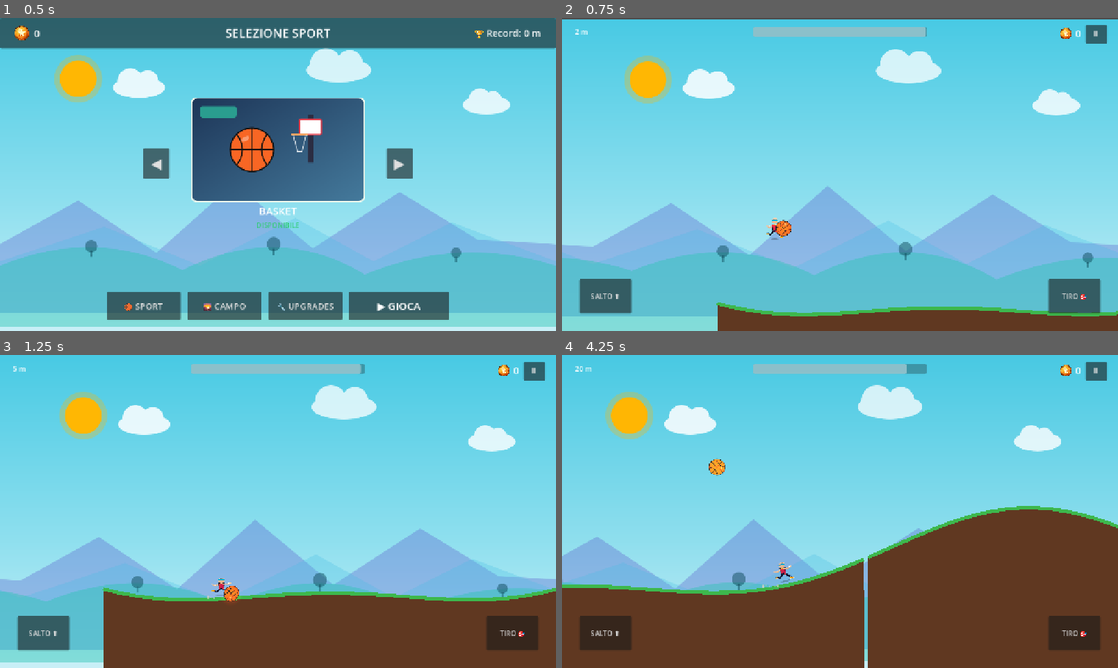
Above: before the commit, frames 1-4 (two rows, left to right).
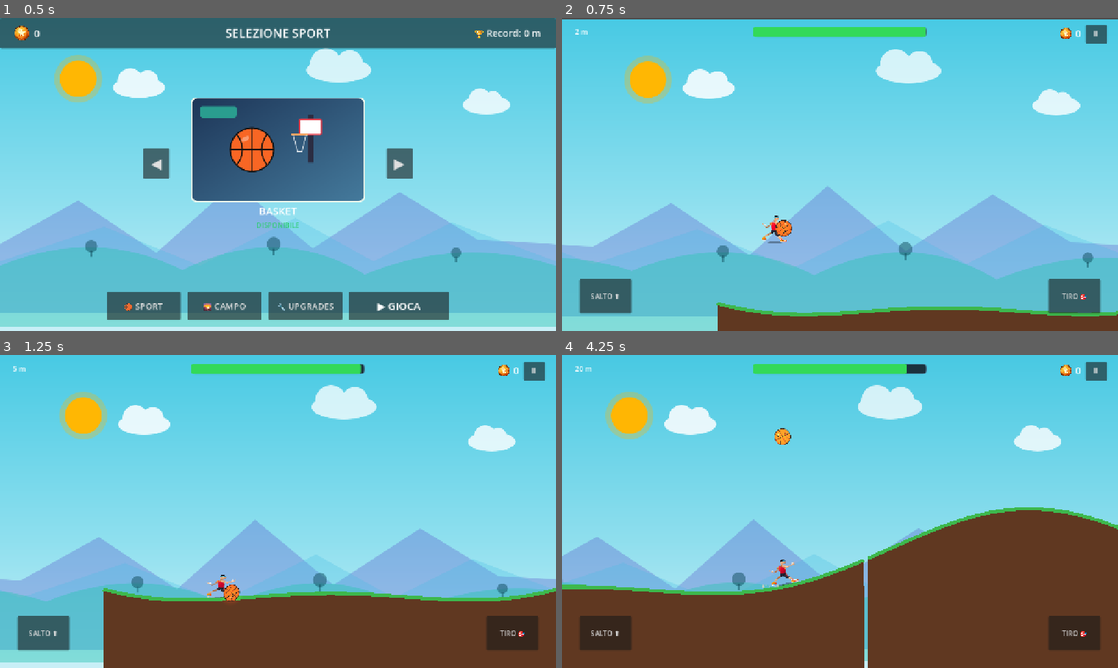
Above: after the commit, the same moments.

Repository: zannaStack/SkyHoops
Game: Godot game, scene res://scenes/main_menu.tscn
Same seed, same stepped clock (60 frames per second), same inputs: the game is played once before the commit and once after it.
Inputs (mouse positions are in pixels of both pictures, inside the frame that each line leads up to):
- Up to frame 1 (0.5 s): no input
- Up to frame 2 (0.75 s): click "▶ GIOCA" at 0.5 s
- Up to frame 3 (1.25 s): no input
- Up to frame 4 (4.25 s): click "SALTO ⬆" at 1.25 s; click "TIRO 🎯" at 2 s; tap Enter at 2.75 s; move the mouse to (962, 495) at 2.77 s; hold Up 2.78-3.5 s; tap Space at 2.85, 3.02, 3.32 s; click (962, 495) at 2.92 s; drag from (728, 527) to (812, 574) at 3.52 s

Frame 1 is identical in both runs. In frame 2, 1.1% of the frame differs, in the area x 34-66%, y 2-72%; in frame 3, 1.2%; in frame 4, 1.9%, in the area x 0-100%, y 2-77%.

Commit message:
feat: dynamic color-coded stamina bar with damage flash, realistic athletic runner model and size tuning

Diff:
--- a/sky-hoops/assets/player_runner.svg
+++ b/sky-hoops/assets/player_runner.svg
@@ -1,69 +1,186 @@
-<svg xmlns="http://www.w3.org/2000/svg" viewBox="0 0 100 120" width="100" height="120">
+<svg xmlns="http://www.w3.org/2000/svg" viewBox="0 0 120 140" width="120" height="140">
   <defs>
-    <linearGradient id="jerseyGrad" x1="0%" y1="0%" x2="100%" y2="100%">
-      <stop offset="0%" stop-color="#e63946" />
-      <stop offset="100%" stop-color="#b7094c" />
+    <!-- Sfumatura Pelle Atletica (chiaroscuri muscolari) -->
+    <linearGradient id="skinBase" x1="0%" y1="0%" x2="100%" y2="100%">
+      <stop offset="0%" stop-color="#f5d0b0" />
+      <stop offset="50%" stop-color="#e2ab82" />
+      <stop offset="100%" stop-color="#c6855b" />
     </linearGradient>
-    <linearGradient id="skinGrad" x1="0%" y1="0%" x2="0%" y2="100%">
-      <stop offset="0%" stop-color="#f8d7b8" />
-      <stop offset="100%" stop-color="#e0a980" />
+    <linearGradient id="skinShadow" x1="0%" y1="0%" x2="0%" y2="100%">
+      <stop offset="0%" stop-color="#d4976c" />
+      <stop offset="100%" stop-color="#a8653e" />
     </linearGradient>
-    <linearGradient id="shoeGrad" x1="0%" y1="0%" x2="100%" y2="0%">
+
+    <!-- Canotta Basket Rossa Premium (Jersey con riflesso) -->
+    <linearGradient id="jerseyRed" x1="0%" y1="0%" x2="100%" y2="100%">
+      <stop offset="0%" stop-color="#f94144" />
+      <stop offset="45%" stop-color="#d90429" />
+      <stop offset="100%" stop-color="#900c27" />
+    </linearGradient>
+    <linearGradient id="jerseyFold" x1="0%" y1="0%" x2="100%" y2="0%">
+      <stop offset="0%" stop-color="#900c27" stop-opacity="0.6"/>
+      <stop offset="50%" stop-color="#d90429" stop-opacity="0"/>
+      <stop offset="100%" stop-color="#ff758f" stop-opacity="0.3"/>
+    </linearGradient>
+
+    <!-- Pantaloncini Basket Nero Antracite & Mesh -->
+    <linearGradient id="shortsDark" x1="0%" y1="0%" x2="100%" y2="100%">
+      <stop offset="0%" stop-color="#2b2d42" />
+      <stop offset="60%" stop-color="#1b1c29" />
+      <stop offset="100%" stop-color="#0e0f17" />
+    </linearGradient>
+
+    <!-- Scarpa da Basket High-End (Sneaker Pro Jordan/Kobe Vibe) -->
+    <linearGradient id="sneakerUpper" x1="0%" y1="0%" x2="100%" y2="100%">
       <stop offset="0%" stop-color="#ffb703" />
-      <stop offset="100%" stop-color="#fb8500" />
+      <stop offset="50%" stop-color="#fb8500" />
+      <stop offset="100%" stop-color="#d90429" />
+    </linearGradient>
+    <linearGradient id="soleWhite" x1="0%" y1="0%" x2="0%" y2="100%">
+      <stop offset="0%" stop-color="#ffffff" />
+      <stop offset="70%" stop-color="#edf2f4" />
+      <stop offset="100%" stop-color="#8d99ae" />
+    </linearGradient>
+
+    <!-- Leg Sleeve a compressione nero opaco -->
+    <linearGradient id="compressionSleeve" x1="0%" y1="0%" x2="100%" y2="0%">
+      <stop offset="0%" stop-color="#1a1c23"/>
+      <stop offset="50%" stop-color="#323644"/>
+      <stop offset="100%" stop-color="#14151b"/>
+    </linearGradient>
+
+    <!-- Sfumatura Oro Bordo Maglia -->
+    <linearGradient id="goldTrim" x1="0%" y1="0%" x2="100%" y2="0%">
+      <stop offset="0%" stop-color="#ffd166"/>
+      <stop offset="100%" stop-color="#f77f00"/>
+    </linearGradient>
+
+    <!-- Capelli con volume e sfumatura fade -->
+    <linearGradient id="hairFade" x1="0%" y1="100%" x2="0%" y2="0%">
+      <stop offset="0%" stop-color="#1b1a20" />
+      <stop offset="70%" stop-color="#100f14" />
+      <stop offset="100%" stop-color="#2a2734" />
     </linearGradient>
   </defs>
 
-  <!-- Ombra a terra -->
-  <ellipse cx="50" cy="116" rx="24" ry="4" fill="#000000" opacity="0.25"/>
+  <!-- Ombra realistica a terra sotto l'atleta -->
+  <ellipse cx="60" cy="136" rx="34" ry="5" fill="#000000" opacity="0.32"/>
 
-  <!-- Braccio Posteriore slanciato -->
-  <path d="M 40 48 L 22 58 L 10 50" stroke="url(#skinGrad)" stroke-width="7" stroke-linecap="round" stroke-linejoin="round" fill="none"/>
-  <!-- Polsino posteriore -->
-  <rect x="18" y="52" width="6" height="5" rx="1.5" fill="#ffffff" transform="rotate(-25 18 52)"/>
+  <!-- ================= GAMBA POSTERIORE (Slanciata indietro) ================= -->
+  <!-- Coscia posteriore muscolosa -->
+  <path d="M 50 82 Q 34 94 22 100 Q 25 106 33 103 Q 48 95 56 86 Z" fill="url(#skinShadow)"/>
+  <!-- Polpaccio e tendine posteriore -->
+  <path d="M 22 100 Q 14 105 10 110 Q 14 114 24 108 Q 30 104 33 103 Z" fill="url(#skinBase)"/>
 
-  <!-- Gamba Posteriore in estensione -->
-  <path d="M 46 76 L 28 94 L 14 88" stroke="#101935" stroke-width="8.5" stroke-linecap="round" stroke-linejoin="round" fill="none"/>
-  <!-- Scarpa da Basket posteriore (Sneaker con suola bianca) -->
-  <path d="M 8 85 L 20 85 L 22 93 L 6 93 Z" fill="url(#shoeGrad)"/>
-  <rect x="6" y="91" width="16" height="3" fill="#ffffff" rx="1"/>
+  <!-- Sneaker Posteriore (Profilo dinamico ad alta definizione) -->
+  <path d="M 10 110 L 2 114 L 0 123 Q 4 127 18 126 L 22 120 L 16 113 Z" fill="url(#sneakerUpper)"/>
+  <!-- Intersuola / Air Cushion posteriore -->
+  <path d="M 0 123 L 18 126 L 19 129 L -1 127 Z" fill="url(#soleWhite)"/>
+  <rect x="5" y="121" width="8" height="2" rx="1" fill="#00b4d8" opacity="0.9"/> <!-- Air bubble celeste -->
 
-  <!-- Gamba Anteriore scattante in avanti -->
-  <path d="M 55 76 L 72 90 L 86 106" stroke="#101935" stroke-width="8.5" stroke-linecap="round" stroke-linejoin="round" fill="none"/>
-  <!-- Calzino bianco sportivo -->
-  <rect x="76" y="96" width="6" height="6" fill="#ffffff" rx="1.5" transform="rotate(35 76 96)"/>
-  <!-- Scarpa da Basket anteriore -->
-  <path d="M 76 102 L 94 102 L 96 110 L 74 110 Z" fill="url(#shoeGrad)"/>
-  <rect x="74" y="108" width="22" height="3" fill="#ffffff" rx="1"/>
+  <!-- ================= BRACCIO POSTERIORE (Bilanciamento atletico) ================= -->
+  <!-- Spalla posteriore / Deltoide -->
+  <ellipse cx="44" cy="50" rx="7" ry="6" fill="url(#skinShadow)" transform="rotate(-15 44 50)"/>
+  <!-- Bicipite/Tricipite posteriore -->
+  <path d="M 40 54 Q 28 62 18 64 Q 19 69 26 68 Q 38 64 43 57 Z" fill="url(#skinShadow)"/>
+  <!-- Avambraccio e polsino spugna -->
+  <path d="M 18 64 Q 10 59 4 55 Q 6 51 13 56 Q 20 62 26 68 Z" fill="url(#skinBase)"/>
+  <rect x="12" y="56" width="7" height="6" rx="2" fill="#ffffff" stroke="#e0e1dd" stroke-width="0.7" transform="rotate(-30 12 56)"/>
+  <!-- Mano posteriore tesa con dita affusolate -->
+  <path d="M 4 55 Q 0 52 1 48 Q 4 49 7 53 Z" fill="url(#skinBase)"/>
 
-  <!-- Busto: Canotta da Basket Rossa sfumata -->
-  <path d="M 37 42 L 63 42 L 59 78 L 41 78 Z" fill="url(#jerseyGrad)" stroke="#1a1a24" stroke-width="2"/>
-  <!-- Bordo colletto e maniche dorato -->
-  <path d="M 43 42 Q 50 48 57 42" stroke="#ffb703" stroke-width="2" fill="none"/>
+  <!-- ================= BUSTO & CANOTTA DA BASKET (#23) ================= -->
+  <!-- Canotta sagomata atletica con vita a V -->
+  <path d="M 44 42 Q 62 39 74 45 L 70 82 Q 57 85 46 80 Z" fill="url(#jerseyRed)"/>
 
-  <!-- Pantaloncini Basket scuri con striscia laterale rossa -->
-  <rect x="40" y="70" width="20" height="9" fill="#101935" rx="2"/>
-  <rect x="42" y="70" width="3" height="9" fill="#e63946"/>
-  <rect x="55" y="70" width="3" height="9" fill="#e63946"/>
+  <!-- Pieghe di movimento della maglia -->
+  <path d="M 46 54 Q 58 60 68 56 Q 66 61 54 62 Q 47 58 46 54 Z" fill="url(#jerseyFold)"/>
+  <path d="M 48 68 Q 58 73 68 70 Q 64 74 54 75 Q 49 71 48 68 Z" fill="url(#jerseyFold)"/>
 
-  <!-- Numero di Maglia Iconico #23 (Michael Jordan vibe!) -->
-  <text x="50" y="63" font-family="'Impact', 'Arial Black', sans-serif" font-size="15" font-weight="900" fill="#ffffff" stroke="#ffb703" stroke-width="0.5" text-anchor="middle">23</text>
+  <!-- Bordo dorato / nero costina su colletto e giromanica -->
+  <path d="M 52 42 Q 60 49 68 44" stroke="url(#goldTrim)" stroke-width="2.5" fill="none" stroke-linecap="round"/>
+  <path d="M 53 43 Q 60 48 67 45" stroke="#101935" stroke-width="0.8" fill="none"/>
+  <path d="M 44 42 Q 47 52 46 58" stroke="url(#goldTrim)" stroke-width="2" fill="none"/>
+  <path d="M 74 45 Q 73 54 71 60" stroke="url(#goldTrim)" stroke-width="2" fill="none"/>
 
-  <!-- Collo -->
-  <rect x="46" y="36" width="8" height="8" fill="url(#skinGrad)"/>
+  <!-- Numero 23 iconico tridimensionale con contorno dorato -->
+  <!-- Ombra del numero -->
+  <text x="59.5" y="68.5" font-family="'Impact', 'Arial Black', sans-serif" font-size="19" font-weight="900" fill="#1b1c29" text-anchor="middle">23</text>
+  <!-- Numero principale in rilievo -->
+  <text x="58" y="67" font-family="'Impact', 'Arial Black', sans-serif" font-size="19" font-weight="900" fill="#ffffff" stroke="url(#goldTrim)" stroke-width="1.2" text-anchor="middle">23</text>
 
-  <!-- Testa e Viso atletico -->
-  <circle cx="51" cy="24" r="15" fill="url(#skinGrad)"/>
-  <!-- Linea del mento/profilo -->
-  <ellipse cx="58" cy="26" rx="4" ry="3" fill="#e0a980" opacity="0.5"/>
+  <!-- ================= PANTALONCINI DA BASKET ================= -->
+  <!-- Pantaloncini scuri ampi con piping laterale bicolore -->
+  <path d="M 46 78 Q 58 83 71 80 L 76 96 Q 66 100 60 97 L 57 87 L 52 97 Q 44 95 43 90 Z" fill="url(#shortsDark)"/>
+  <!-- Fascia piping rosso e oro laterale sul pantaloncino -->
+  <path d="M 68 81 L 73 97" stroke="#e63946" stroke-width="2.5" fill="none"/>
+  <path d="M 70.5 81.5 L 75 97" stroke="url(#goldTrim)" stroke-width="1" fill="none"/>
 
-  <!-- Capelli moderni con taglio sfumato -->
-  <path d="M 36 22 Q 51 8 66 22 Q 62 14 46 14 Z" fill="#1f1d2b"/>
-  <!-- Fascia sportiva tergisudore celeste brillante -->
-  <rect x="36" y="19" width="30" height="5" fill="#00b4d8" rx="2" stroke="#0077b6" stroke-width="0.8"/>
+  <!-- ================= GAMBA ANTERIORE (Scatto atletico potente) ================= -->
+  <!-- Coscia anteriore con leg sleeve a compressione (look NBA moderno!) -->
+  <path d="M 61 88 Q 74 98 84 104 Q 82 110 74 112 Q 65 106 58 96 Z" fill="url(#compressionSleeve)"/>
+  <!-- Dettaglio muscolo quadricipite su compressione -->
+  <path d="M 64 91 Q 74 99 80 103" stroke="#484d63" stroke-width="1.5" stroke-linecap="round" fill="none"/>
 
-  <!-- Braccio Anteriore teso in avanti per palleggio/tiro -->
-  <path d="M 58 46 L 76 50 L 92 41" stroke="url(#skinGrad)" stroke-width="7.5" stroke-linecap="round" stroke-linejoin="round" fill="none"/>
+  <!-- Ginocchiera / Polpaccio atletico sagomato -->
+  <path d="M 83 104 Q 92 114 96 122 Q 91 126 84 122 Q 78 116 75 111 Z" fill="url(#skinBase)"/>
+  <!-- Muscolo gastrocnemio (polpaccio) definito -->
+  <path d="M 86 108 Q 91 114 90 120" stroke="#d4976c" stroke-width="1.2" stroke-linecap="round" fill="none"/>
+
+  <!-- Calzino alto sportivo a coste bianco con doppie strisce rosse -->
+  <path d="M 86 118 L 97 123 L 95 129 L 84 125 Z" fill="#ffffff" stroke="#ced4da" stroke-width="0.6"/>
+  <line x1="88" y1="120" x2="90" y2="124" stroke="#d90429" stroke-width="1.2"/>
+  <line x1="91" y1="121" x2="93" y2="125" stroke="#d90429" stroke-width="1.2"/>
+
+  <!-- Sneaker Anteriore (Jordan Style ad altissimo dettaglio) -->
+  <path d="M 86 124 L 98 126 Q 106 125 114 127 L 115 133 Q 102 135 84 133 L 83 129 Z" fill="url(#sneakerUpper)"/>
+  <!-- Tomaia con dettagli lacci e rinforzo punta -->
+  <path d="M 97 124 Q 102 127 108 128" stroke="#ffffff" stroke-width="1.5" fill="none"/>
+  <path d="M 94 126 L 98 128" stroke="#1b1c29" stroke-width="1"/>
+  <!-- Suola sagomata ad alto assorbimento con battistrada -->
+  <path d="M 84 132 L 115 133 L 114 136 L 83 135 Z" fill="url(#soleWhite)"/>
+  <line x1="92" y1="135" x2="108" y2="135.5" stroke="#ffb703" stroke-width="1.5"/>
+
+  <!-- ================= COLLO & TESTA ATLETICA ================= -->
+  <!-- Collo atletico con muscolo sternocleidomastoideo -->
+  <path d="M 55 35 L 61 44 L 69 42 L 64 33 Z" fill="url(#skinShadow)"/>
+  <path d="M 58 35 Q 63 40 65 43" stroke="#f5d0b0" stroke-width="1" fill="none"/>
+
+  <!-- Profilo Testa / Mandibola scolpita -->
+  <path d="M 57 24 Q 61 14 73 17 Q 79 20 78 28 Q 76 34 70 36 Q 62 38 57 32 Z" fill="url(#skinBase)"/>
+  <!-- Orecchio anatomico -->
+  <path d="M 60 26 Q 58 24 60 21 Q 63 21 63 25 Q 62 28 60 28 Z" fill="url(#skinShadow)"/>
+  <path d="M 60 23 Q 61 24 61 26" stroke="#c6855b" stroke-width="0.8" fill="none"/>
+
+  <!-- Occhio concentrato, sopracciglio e profilo atletico -->
+  <path d="M 71 21 Q 76 20 78 22" stroke="#1a1c23" stroke-width="1.4" stroke-linecap="round" fill="none"/> <!-- Sopracciglio -->
+  <ellipse cx="75" cy="24" rx="1.8" ry="1.4" fill="#1a1c23"/> <!-- Occhio deciso -->
+  <path d="M 79 26 L 81 28 L 78 29" stroke="#c6855b" stroke-width="1" stroke-linecap="round" fill="none"/> <!-- Naso -->
+  <line x1="77" y1="32" x2="74" y2="32.5" stroke="#a8653e" stroke-width="1.2" stroke-linecap="round"/> <!-- Bocca -->
+
+  <!-- Capelli moderni con taglio "High Top Fade" sfumato -->
+  <path d="M 56 22 Q 57 14 64 12 Q 74 11 77 17 Q 73 19 68 19 Q 60 19 57 24 Z" fill="url(#hairFade)"/>
+
+  <!-- Fascia sportiva tergisudore celeste brillante (Headband pro) -->
+  <path d="M 58 19 Q 68 18 78 21 Q 77 24 68 22 Q 58 22 58 19 Z" fill="#00b4d8" stroke="#0077b6" stroke-width="0.8"/>
+  <!-- Logo geometrico bianco al centro della fascia -->
+  <polygon points="68,19 70,22 66,22" fill="#ffffff"/>
+
+  <!-- ================= BRACCIO ANTERIORE (Dribbling / Tiro in estensione) ================= -->
+  <!-- Spalla / Deltoide anteriore muscoloso -->
+  <ellipse cx="68" cy="46" rx="8" ry="7" fill="url(#skinBase)" transform="rotate(10 68 46)"/>
+
+  <!-- Bicipite e gomito flesso in avanti -->
+  <path d="M 72 48 Q 84 52 92 48 Q 94 54 86 58 Q 78 58 72 52 Z" fill="url(#skinBase)"/>
+  <!-- Definizione bicipite -->
+  <path d="M 77 50 Q 84 53 88 51" stroke="#f5d0b0" stroke-width="1" fill="none"/>
+
+  <!-- Avambraccio atletico che scende verso la palla -->
+  <path d="M 91 49 Q 102 46 109 42 Q 111 47 104 52 Q 96 55 88 53 Z" fill="url(#skinBase)"/>
+
   <!-- Polsino sportivo bianco al polso -->
-  <rect x="80" y="42" width="5" height="6" fill="#ffffff" rx="1.5" transform="rotate(-30 80 42)"/>
+  <rect x="101" y="42" width="7" height="7" rx="2" fill="#ffffff" stroke="#e0e1dd" stroke-width="0.8" transform="rotate(-25 101 42)"/>
+
+  <!-- Mano anteriore con dita aperte pronte a spingere il pallone nel palleggio -->
+  <path d="M 107 43 Q 115 39 119 39 Q 117 43 113 46 Q 118 47 116 50 Q 111 51 106 48 Z" fill="url(#skinBase)"/>
 </svg>
--- a/sky-hoops/scenes/hud.tscn
+++ b/sky-hoops/scenes/hud.tscn
@@ -15,6 +15,25 @@
 corner_radius_bottom_right = 12
 corner_radius_bottom_left = 12
 
+[sub_resource type="StyleBoxFlat" id="StyleBoxFlat_stamina_bg"]
+bg_color = Color(0.07, 0.09, 0.13, 0.85)
+border_width_left = 2
+border_width_top = 2
+border_width_right = 2
+border_width_bottom = 2
+border_color = Color(0.24, 0.28, 0.38, 0.7)
+corner_radius_top_left = 8
+corner_radius_top_right = 8
+corner_radius_bottom_right = 8
+corner_radius_bottom_left = 8
+
+[sub_resource type="StyleBoxFlat" id="StyleBoxFlat_stamina_fill"]
+bg_color = Color(0.2, 0.85, 0.35, 1)
+corner_radius_top_left = 6
+corner_radius_top_right = 6
+corner_radius_bottom_right = 6
+corner_radius_bottom_left = 6
+
 [node name="HUD" type="CanvasLayer" unique_id=1406803294]
 process_mode = 3
 script = ExtResource("1_ahhtf")
@@ -47,6 +66,8 @@
 offset_right = 200.0
 offset_bottom = 44.0
 grow_horizontal = 2
+theme_override_styles/background = SubResource("StyleBoxFlat_stamina_bg")
+theme_override_styles/fill = SubResource("StyleBoxFlat_stamina_fill")
 value = 100.0
 show_percentage = false
 
--- a/sky-hoops/scenes/player.tscn
+++ b/sky-hoops/scenes/player.tscn
@@ -6,7 +6,7 @@
 [ext_resource type="Script" uid="uid://cbx0takj8dufj" path="res://scripts/trajectory_dots.gd" id="4_dqkch"]
 
 [sub_resource type="CircleShape2D" id="CircleShape2D_7fw7d"]
-radius = 24.0
+radius = 26.0
 
 [sub_resource type="Gradient" id="Gradient_player_fire"]
 colors = PackedColorArray(1, 0.5, 0.1, 0.85, 1, 0.2, 0, 0)
@@ -27,7 +27,7 @@
 
 [node name="Sprite2D" type="Sprite2D" parent="." unique_id=497611058]
 position = Vector2(0, -6)
-scale = Vector2(0.45, 0.45)
+scale = Vector2(0.5, 0.5)
 texture = ExtResource("2_qhqgy")
 
 [node name="Camera2D" type="Camera2D" parent="." unique_id=1296315634]
@@ -35,8 +35,8 @@
 position_smoothing_enabled = true
 
 [node name="BallVisual" type="Sprite2D" parent="." unique_id=1659212538]
-position = Vector2(22, 4)
-scale = Vector2(0.38, 0.38)
+position = Vector2(24, 4)
+scale = Vector2(0.4, 0.4)
 texture = ExtResource("3_dqkch")
 
 [node name="BallLight" type="PointLight2D" parent="BallVisual" unique_id=1659212539]
--- a/sky-hoops/scripts/hud.gd
+++ b/sky-hoops/scripts/hud.gd
@@ -1,6 +1,14 @@
 extends CanvasLayer
 
 const COIN_ICON: Texture2D = preload("res://assets/coin.svg")
+
+const COLOR_STAMINA_GREEN: Color = Color(0.2, 0.85, 0.35)
+const COLOR_STAMINA_YELLOW: Color = Color(0.96, 0.82, 0.16)
+const COLOR_STAMINA_RED: Color = Color(0.95, 0.22, 0.22)
+const COLOR_DAMAGE_FLASH: Color = Color(1.0, 0.1, 0.1)
+
+var stamina_fill_style: StyleBoxFlat = null
+var damage_flash_timer: float = 0.0
 
 @onready var stamina_bar: ProgressBar = $StaminaBar
 @onready var distance_label: Label = $DistanceLabel
@@ -27,6 +35,13 @@
 
 func _ready() -> void:
 	_ensure_nodes()
+
+	if stamina_bar:
+		stamina_bar.pivot_offset = Vector2(200, 12)
+		var fill_box = stamina_bar.get_theme_stylebox("fill")
+		if fill_box is StyleBoxFlat:
+			stamina_fill_style = fill_box.duplicate()
+			stamina_bar.add_theme_stylebox_override("fill", stamina_fill_style)
 
 	if game_over_panel:
 		game_over_panel.visible = false
@@ -102,12 +117,42 @@
 		if not menu_button:
 			menu_button = game_over_panel.get_node_or_null("ButtonsRow/MenuButton")
 
+func _process(delta: float) -> void:
+	if damage_flash_timer > 0.0:
+		damage_flash_timer -= delta
+		if stamina_fill_style:
+			stamina_fill_style.bg_color = COLOR_DAMAGE_FLASH
+		if damage_flash_timer <= 0.0:
+			update_stamina_color()
+
 func update_stamina(value: float, max_val: float = -1.0) -> void:
 	_ensure_nodes()
 	if stamina_bar:
 		if max_val > 0.0:
 			stamina_bar.max_value = max_val
 		stamina_bar.value = value
+		if damage_flash_timer <= 0.0:
+			update_stamina_color()
+
+func update_stamina_color() -> void:
+	if not stamina_bar or not stamina_fill_style:
+		return
+	var pct: float = stamina_bar.value / max(stamina_bar.max_value, 1.0)
+	if pct > 0.50:
+		stamina_fill_style.bg_color = COLOR_STAMINA_GREEN
+	elif pct > 0.15:
+		stamina_fill_style.bg_color = COLOR_STAMINA_YELLOW
+	else:
+		stamina_fill_style.bg_color = COLOR_STAMINA_RED
+
+func flash_stamina_damage(duration: float = 0.5) -> void:
+	damage_flash_timer = duration
+	if stamina_fill_style:
+		stamina_fill_style.bg_color = COLOR_DAMAGE_FLASH
+	if stamina_bar:
+		var tween = create_tween()
+		tween.tween_property(stamina_bar, "scale", Vector2(1.04, 1.16), 0.08).set_trans(Tween.TRANS_QUAD).set_ease(Tween.EASE_OUT)
+		tween.tween_property(stamina_bar, "scale", Vector2(1.0, 1.0), 0.14)
 
 func update_distance(distance_meters: int) -> void:
 	_ensure_nodes()
--- a/sky-hoops/scripts/obstacle_spike.gd
+++ b/sky-hoops/scripts/obstacle_spike.gd
@@ -15,6 +15,8 @@
 		# Sottrae 25 punti stamina
 		if "stamina" in body:
 			body.stamina = max(0.0, body.stamina - 25.0)
+			if "hud" in body and body.hud and body.hud.has_method("flash_stamina_damage"):
+				body.hud.flash_stamina_damage(0.5)
 
 		# Camera shake per impatto doloroso
 		if body.has_method("add_camera_trauma"):
--- a/sky-hoops/scripts/player.gd
+++ b/sky-hoops/scripts/player.gd
@@ -26,7 +26,8 @@
 var current_dunk_hoop: Node2D = null
 var was_on_floor: bool = true
 var dribble_timer: float = 0.0
-var base_ball_scale: Vector2 = Vector2(0.38, 0.38)
+const BASE_PLAYER_SCALE: Vector2 = Vector2(0.50, 0.50)
+var base_ball_scale: Vector2 = Vector2(0.40, 0.40)
 
 # Parametri Combo e modalità "On Fire"
 var combo_count: int = 0
@@ -205,8 +206,8 @@
 	# Squash & Stretch all'atterraggio dopo un salto
 	if not was_on_floor and is_on_floor() and not is_game_over:
 		var land_tween = create_tween()
-		land_tween.tween_property($Sprite2D, "scale", Vector2(0.52, 0.38), 0.06).set_trans(Tween.TRANS_QUAD).set_ease(Tween.EASE_OUT)
-		land_tween.tween_property($Sprite2D, "scale", Vector2(0.45, 0.45), 0.12).set_trans(Tween.TRANS_SINE)
+		land_tween.tween_property($Sprite2D, "scale", Vector2(0.58, 0.42), 0.06).set_trans(Tween.TRANS_QUAD).set_ease(Tween.EASE_OUT)
+		land_tween.tween_property($Sprite2D, "scale", BASE_PLAYER_SCALE, 0.12).set_trans(Tween.TRANS_SINE)
 		GameManager.vibrate_light()
 	was_on_floor = is_on_floor()
 
@@ -237,8 +238,8 @@
 	if is_on_floor() and not is_game_over:
 		velocity.y = -jump_force
 		var tween = create_tween()
-		tween.tween_property($Sprite2D, "scale", Vector2(0.35, 0.55), 0.08)
-		tween.tween_property($Sprite2D, "scale", Vector2(0.45, 0.45), 0.15)
+		tween.tween_property($Sprite2D, "scale", Vector2(0.40, 0.62), 0.08)
+		tween.tween_property($Sprite2D, "scale", BASE_PLAYER_SCALE, 0.15)
 
 # --- SISTEMA PALLEGGIO FISICO REALISTICO (DRIBBLING) ---
 func update_ball_dribble(delta: float) -> void:
@@ -348,7 +349,7 @@
 	var tween = create_tween()
 	tween.tween_property(self, "global_position", dunk_target, 0.08).set_trans(Tween.TRANS_QUAD).set_ease(Tween.EASE_OUT)
 	tween.parallel().tween_property($Sprite2D, "rotation", 0.35, 0.08)
-	tween.parallel().tween_property($Sprite2D, "scale", Vector2(0.55, 0.38), 0.08)
+	tween.parallel().tween_property($Sprite2D, "scale", Vector2(0.62, 0.42), 0.08)
 
 	# Istanzia il pallone ad altissima velocità verso il basso
 	var ball: RigidBody2D = BALL_SCENE.instantiate()
@@ -359,7 +360,7 @@
 
 	# Rebound acrobatico del corridore
 	tween.tween_property($Sprite2D, "rotation", 0.0, 0.2)
-	tween.parallel().tween_property($Sprite2D, "scale", Vector2(0.45, 0.45), 0.2)
+	tween.parallel().tween_property($Sprite2D, "scale", BASE_PLAYER_SCALE, 0.2)
 	velocity.y = -220.0
 
 	get_tree().create_timer(1.2).timeout.connect(reload_ball)
@@ -491,8 +492,8 @@
 	reload_ball()
 
 	var tween = create_tween()
-	tween.tween_property($Sprite2D, "scale", Vector2(0.55, 0.35), 0.1)
-	tween.tween_property($Sprite2D, "scale", Vector2(0.45, 0.45), 0.2)
+	tween.tween_property($Sprite2D, "scale", Vector2(0.62, 0.40), 0.1)
+	tween.tween_property($Sprite2D, "scale", BASE_PLAYER_SCALE, 0.2)
 
 func reset_combo() -> void:
 	combo_count = 0
